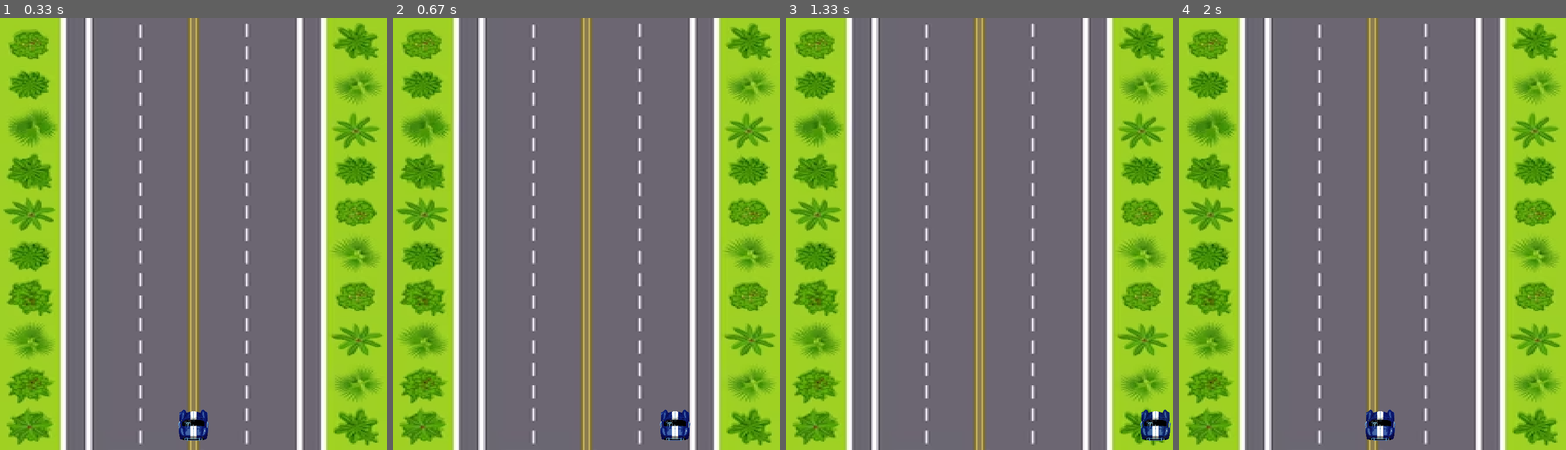
Above: before the commit, frames 1-4 (left to right).
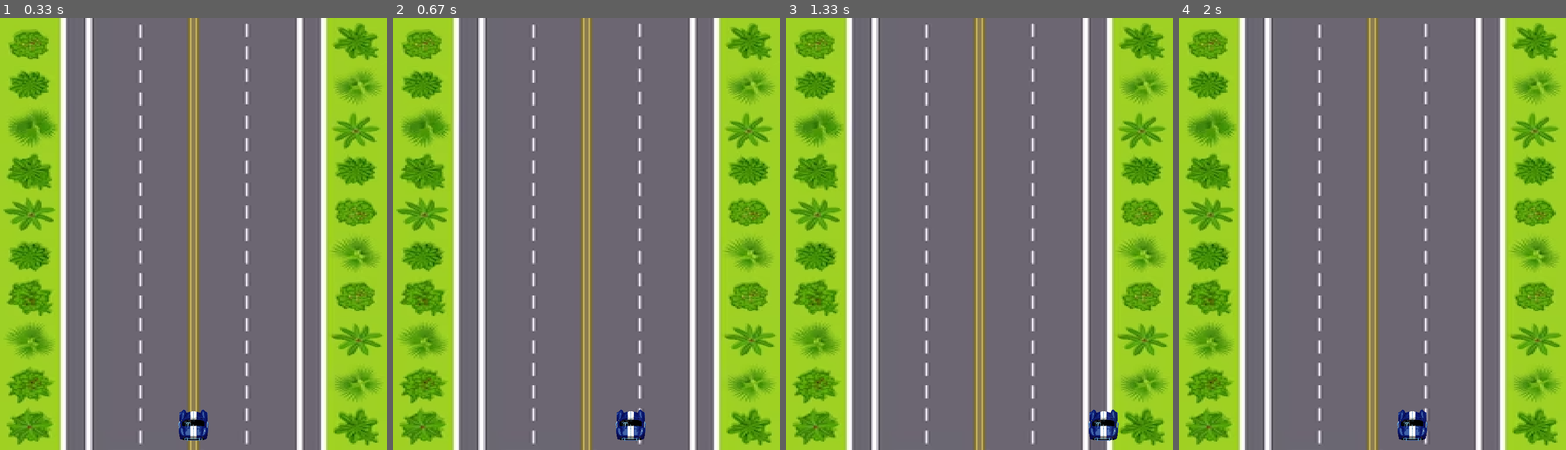
Above: after the commit, the same moments.

Repository: Bruno-Franzo/Pygame.carrinho
Game: pygame game, started from OJOGO.py
Same seed, same stepped clock (60 frames per second), same inputs: the game is played once before the commit and once after it.
Inputs:
- Up to frame 1 (0.33 s): no input
- Up to frame 2 (0.67 s): hold Right from 0.33 s (still down)
- Up to frame 3 (1.33 s): release Right at 0.8 s; hold Right 0.83-1.3 s
- Up to frame 4 (2 s): hold Left 1.33-1.87 s; hold Left from 1.9 s (still down)

Frame 1 is identical in both runs. In frame 2, 1.0% of the frame differs, in the area x 57-77%, y 90-98%; in frame 3, 1.0%; in frame 4, 1.0%, in the area x 48-65%, y 90-98%.

Commit message:
adicionando uma variavel para limitar o framerate do jogo

Diff:
--- a/OJOGO.py
+++ b/OJOGO.py
@@ -47,6 +47,10 @@
             self.rect.left = 0
 
 
+# Variavel para o ajuste de framerate
+clock = pygame.time.Clock()
+Fps= 30
+
 
 #criando um grupo de sprites
 all_sprites = pygame.sprite.Group()
@@ -65,6 +69,7 @@
 #loop principal do jogo
 game = True
 while game:
+    clock.tick(Fps)
     #    olha os eventos
     for event in pygame.event.get():
         #olha as consequencias
